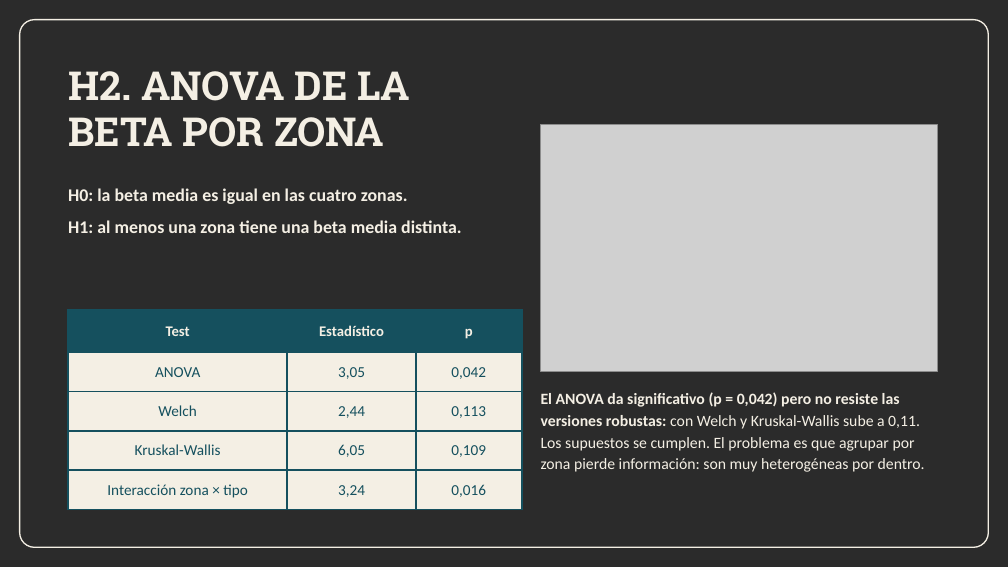
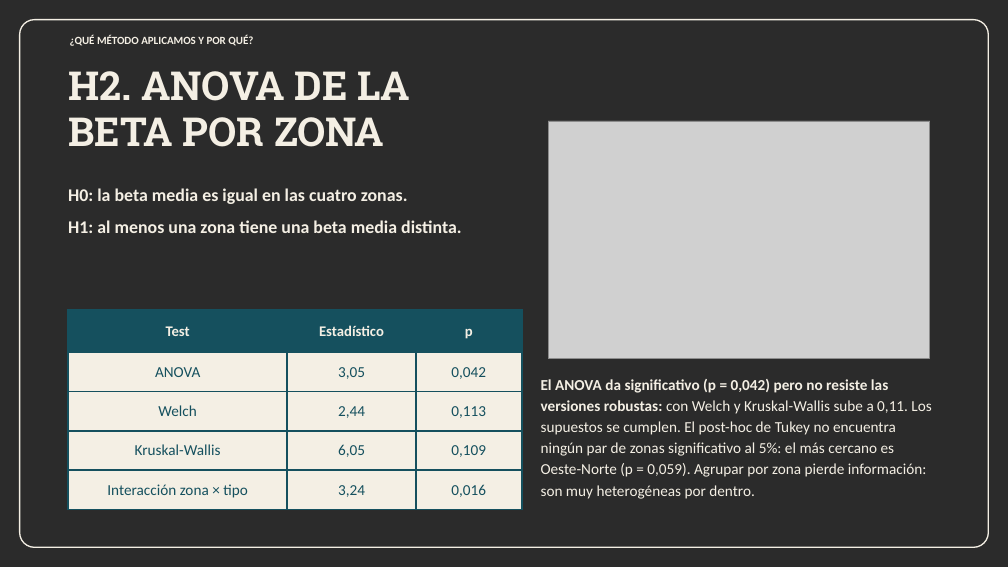
Before and after one commit to n4chogarcia-eng/tp_alquileres_caba, a slide deck: slide 13 of TP_instancia2_alquileres_CABA.pptx. Drawn at 1008x567 pixels with LibreOffice and Linux fonts; fonts in the diff are those of the drawing; grey boxes stand for pictures; background and template pictures are left out; a plain dark background stands for a picture behind light text. Boxes give left, top, right and bottom in pixels: in the first picture for what was removed or moved away, otherwise in the second. Text is boxed around its words. In the diff, an @@ line names an element or a change of style, - is before the commit and + after.

Commit message:
Agrego el hilo conductor, la presentación de la base, la descomposición del Theil y el post-hoc

```diff
--- a/TP_instancia2_alquileres_CABA.pptx
+++ b/TP_instancia2_alquileres_CABA.pptx
@@ text added at box(70, 35, 253, 46), 10.5 pt, text #F4EFE4, bold @@
+¿QUÉ MÉTODO APLICAMOS Y POR QUÉ?
@@ picture: place and size @@
-picture at box(541, 125, 938, 372)
+picture at box(548, 121, 930, 358)
@@ text at box(541, 379, 931, 499): text changed; size 15 to 14.5 pt @@
-El ANOVA da significativo (p = 0,042) pero no resiste las versiones robustas: con Welch y Kruskal-Wallis sube a 0,11. Los supuestos se cumplen. El problema es que agrupar por zona pierde información: son muy heterogéneas por dentro.
+El ANOVA da significativo (p = 0,042) pero no resiste las versiones robustas: con Welch y Kruskal-Wallis sube a 0,11. Los supuestos se cumplen. El post-hoc de Tukey no encuentra ningún par de zonas significativo al 5%: el más cercano es Oeste-Norte (p = 0,059). Agrupar por zona pierde información: son muy heterogéneas por dentro.
```
Also in this commit, not shown: 14 other slides changed.
